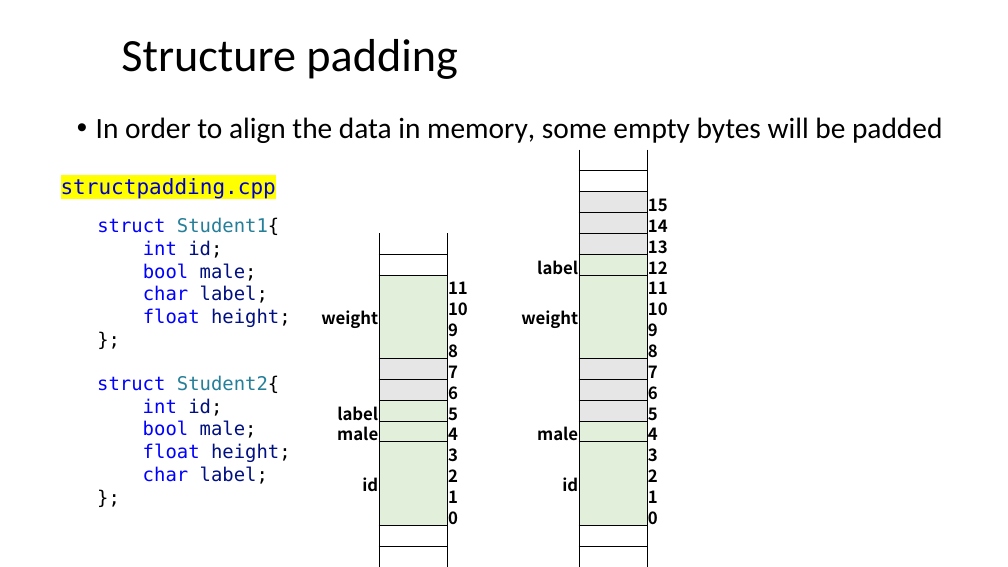
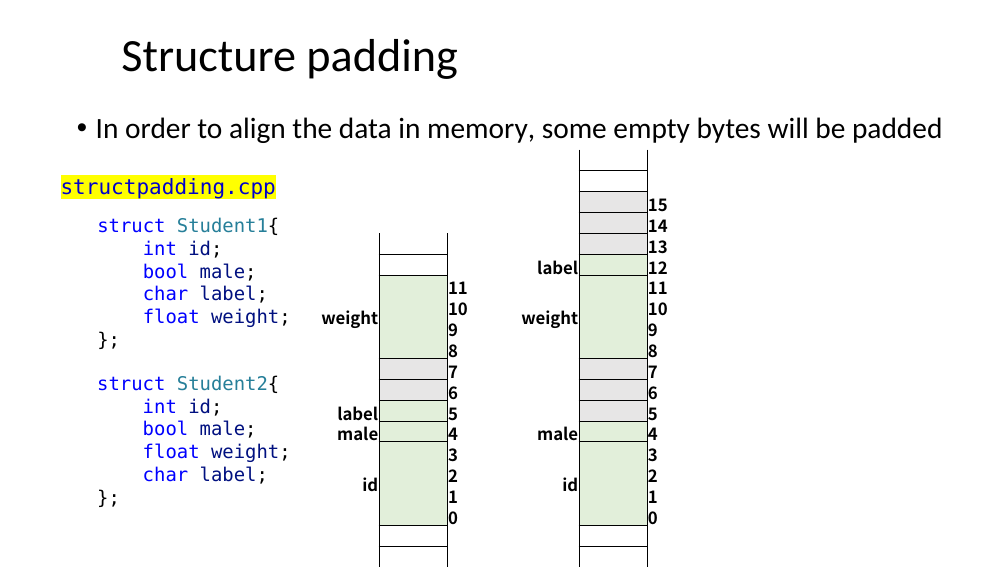
Before and after one commit to ShiqiYu/CPP, a slide deck: slide 16 of week04/Lecture04.pptx. Drawn at 1008x567 pixels with LibreOffice and Linux fonts; fonts in the diff are those of the drawing; background and template pictures are left out. Boxes give left, top, right and bottom in pixels: in the first picture for what was removed or moved away, otherwise in the second. Text is boxed around its words. In the diff, an @@ line names an element or a change of style, - is before the commit and + after.

Commit message:
typo

```diff
--- a/week04/Lecture04.pptx
+++ b/week04/Lecture04.pptx
@@ text at <box>143,308,291,327</box>: text changed @@
-float height;
+float weight;
@@ text at <box>143,443,291,462</box>: text changed @@
-float height;
+float weight;
```
Also in this commit, not shown: 1 other slide changed.
